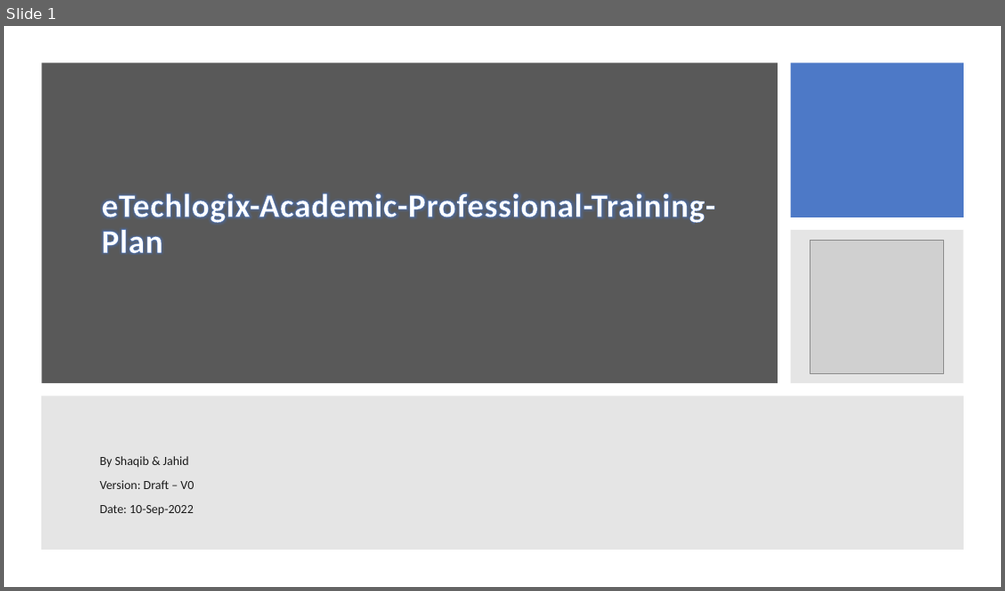
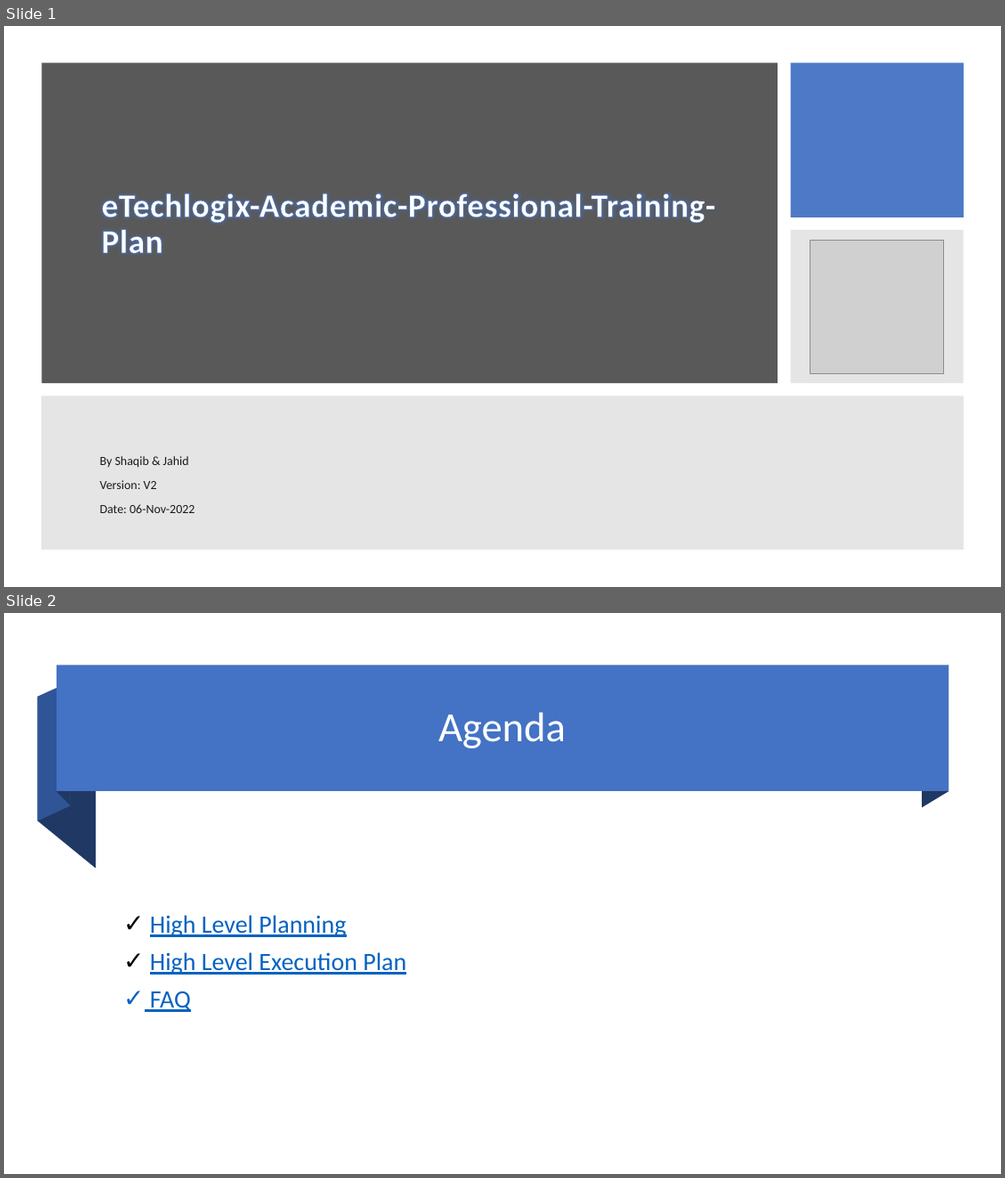
Before and after one commit to mjanwar/document, a slide deck: eTechlogix-Academic-Professional-Training-Plan.pptx. Shown one above the other, each under a label of ours: slide 1 before the commit, slides 1 and 2 after it. The pictures are 1005x591 and 1005x1178 pixels, drawn with LibreOffice and Linux fonts; fonts in the diff are those of the drawing; grey boxes stand for pictures. Boxes give left, top, right and bottom in pixels: in the first picture for what was removed or moved away, otherwise in the second. Text is boxed around its words. In the diff, an @@ line names an element or a change of style, - is before the commit and + after.

```diff
--- a/eTechlogix-Academic-Professional-Training-Plan.pptx
+++ b/eTechlogix-Academic-Professional-Training-Plan.pptx
@@ slide 2 added at bbox=[4, 613, 1001, 1174], background #FFFFFF @@
@@ rectangle added at bbox=[57, 666, 948, 792], fill #4472C4 @@
@@ freeform shape added at bbox=[57, 666, 71, 805], fill #203864 @@
@@ freeform shape added at bbox=[922, 666, 948, 808], fill #203864 @@
@@ freeform shape added at bbox=[38, 682, 71, 821], fill #2F5597 @@
@@ freeform shape added at bbox=[38, 697, 96, 868], fill #203864 @@
@@ title added at bbox=[438, 712, 566, 748], 40 pt, text #FFFFFF @@
+Agenda
@@ text added at bbox=[150, 915, 406, 1012], 24 pt, text #0563C1, underline @@
+✓ High Level Planning
+✓ High Level Execution Plan
+✓ FAQ
@@ slide 1 changed as well @@
@@ subtitle at bbox=[100, 480, 194, 513]: text changed @@
-Version: Draft – V0
-Date: 10-Sep-2022
+Version: V2
+Date: 06-Nov-2022
```
Also in this commit, not shown: 9 other slides changed, 10 other slides added.
